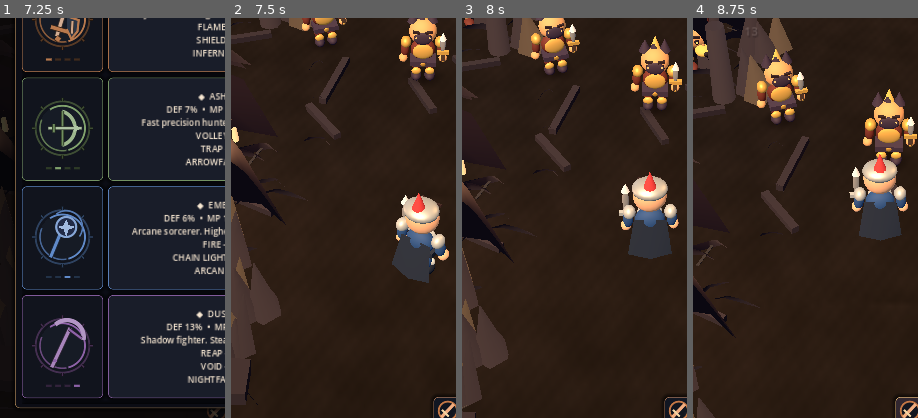
Above: before the commit, frames 1-4 (left to right).
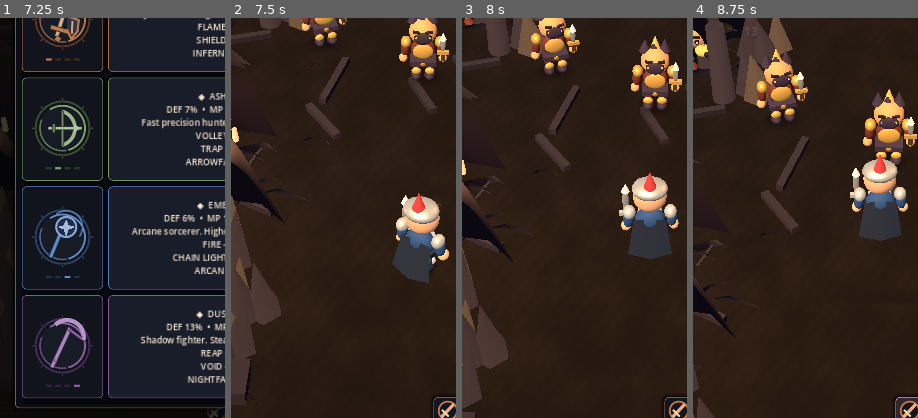
Above: after the commit, the same moments.

Repository: bananofil-wq/AshenIdle
Game: Godot game, scene res://scenes/main.tscn
Two runs of this game, one before a commit and one after it. Both use one fixed random seed, a clock stepped at 60 frames per second and the inputs below.
Inputs:
- Up to frame 1 (7.25 s): click "LOOT" at 0.5 s; click "EVOLVE" at 1.25 s; click "TALENT" at 2 s; click "IDLE: ON" at 2.75 s; click "BOSS" at 3.5 s; click "FARM" at 4.25 s; click "PUSH" at 5 s; click "FORGE" at 5.75 s; click "SKILL+" at 6.5 s
- Up to frame 2 (7.5 s): click "▶ CINDER KNIGHT DEF 23% • MP …" at 7.25 s
- Up to frame 3 (8 s): no input
- Up to frame 4 (8.75 s): click "FLAME R1 10 MP" at 8 s
The pictures show only the part of the screen within x 8-58%, y 33-83%; the shares and areas given below are measured in that part.

Frame 1 is identical in both runs. In frame 2, less than 0.1% of the frame differs, in the area x 71-97%, y 44-67%; in frame 3, less than 0.1%; in frame 4, 0.1%, in the area x 69-96%, y 34-56%.

Commit message:
Articulate enemy foot clearance and counter-rotating torso in mobile locomotion

Diff:
--- a/scripts/toon_enemy_art.gd
+++ b/scripts/toon_enemy_art.gd
@@ -499,16 +499,36 @@
                 if dying:
                     values = [Vector3.ZERO,Vector3(-.45,0,0),Vector3(-.6,0,0)]
                 _rotation(animation,"ToonVisual/%s:rotation" % pivot.name,duration,values)
+                if walking:
+                    # Independently lift the swinging foot instead of only
+                    # spinning the leg around its hip. Opposite feet alternate
+                    # their planted and airborne phases, including beast legs.
+                    var rest_foot: Vector3 = pivot.position
+                    var clearance: float = .105 if beast else .075
+                    var stride: float = .09 if beast else .055
+                    var airborne: Vector3 = rest_foot + Vector3(0, clearance, stride)
+                    var trailing: Vector3 = rest_foot + Vector3(0, 0, -stride * .35)
+                    var foot_positions: Array = [
+                        rest_foot, airborne, rest_foot, trailing, rest_foot
+                    ] if phase > 0.0 else [
+                        rest_foot, trailing, rest_foot, airborne, rest_foot
+                    ]
+                    _rotation(animation,"ToonVisual/%s:position" % pivot.name,
+                        duration,foot_positions)
             elif pivot.name.begins_with("Arm"):
                 var arc: Array = [Vector3(.09*phase,0,0),Vector3(-.09*phase,0,0),Vector3(.09*phase,0,0)] if walking else [Vector3.ZERO,Vector3.ZERO,Vector3.ZERO]
                 if striking:
                     arc = [Vector3(-.8,0,phase*.08),Vector3(.96,0,-phase*.2),Vector3.ZERO]
                 _rotation(animation,"ToonVisual/%s:rotation" % pivot.name,duration,arc)
         if walking:
-            # Grounded weight shift. Quadrupeds get a softer lateral sway,
-            # while humanoids subtly counterbalance each step.
+            # Grounded weight shift and a small opposite shoulder turn make
+            # each step read as a run rather than a sliding, rigid pawn.
             _rotation(animation,"ToonVisual:position",duration,
-                [Vector3.ZERO,Vector3(0,.055 if beast else .035,0),Vector3.ZERO])
+                [Vector3.ZERO,Vector3(0,.038 if beast else .022,0),Vector3.ZERO])
+            if body.has_node("Torso"):
+                _rotation(animation,"ToonVisual/Torso:rotation",duration,[
+                    Vector3(0,-.055,-.025),Vector3(0,.055,.025),
+                    Vector3(0,-.055,-.025)])
         if beast:
             var tail_pivot: Node3D = body.get_node_or_null("Tail") as Node3D
             if tail_pivot != null:
